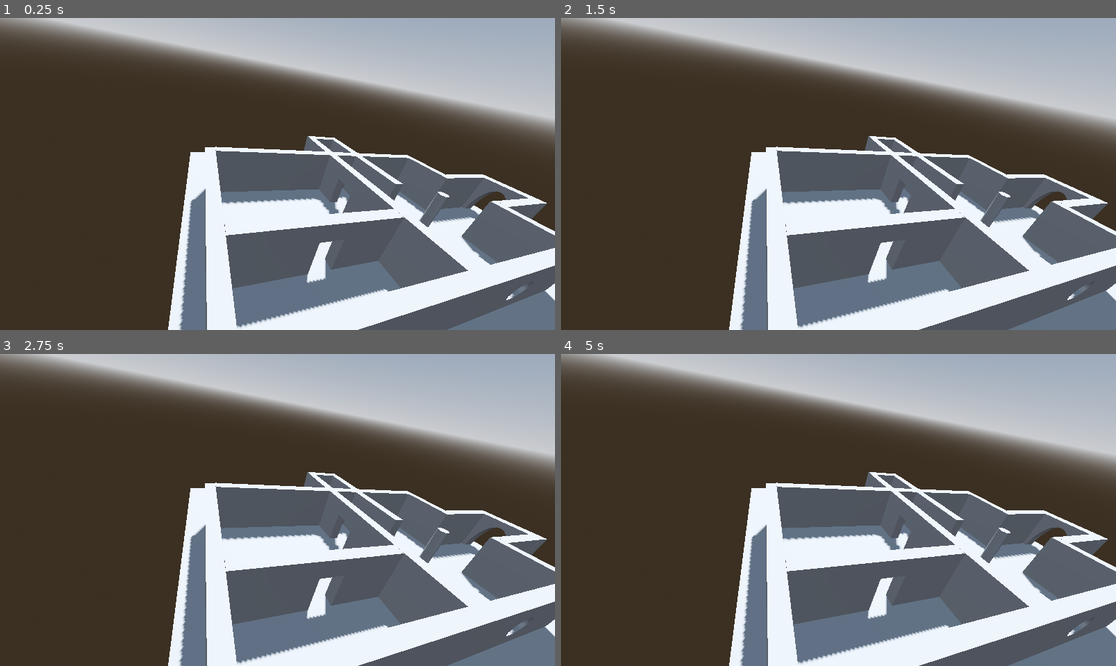
Above: before the commit, frames 1-4 (two rows, left to right).
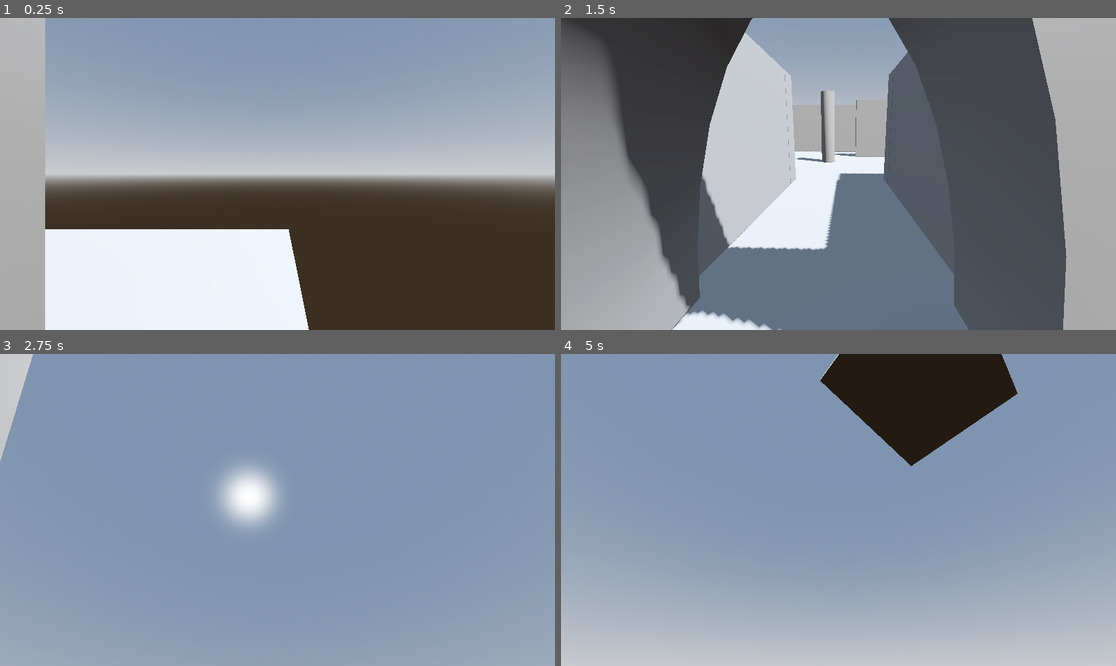
Above: after the commit, the same moments.

Repository: Daniel-Geo/medieval-adventure
Game: Godot game, scene res://scenes/main.tscn
The game is run twice, just before and just after one commit, with the same random seed, the same clock (stepped at 60 frames per second) and the same inputs. Before the commit the project starts from res://main.tscn.
Inputs (mouse positions are in pixels of both pictures, inside the frame that each line leads up to):
- Up to frame 1 (0.25 s): no input
- Up to frame 2 (1.5 s): tap Enter (ui_accept) at 0.5, 0.77, 1.07, 1.25 s; move the mouse to (960, 158) at 0.52 s; hold D (right, bound only after the commit) 0.53-1.28 s; hold Q (crouch, bound only after the commit) 0.53-1.28 s; click (960, 158) at 0.67 s; tap Shift (sprint, bound only after the commit) at 0.8, 1.35 s; move the mouse to (727, 189) at 1.27 s; hold S (backward, bound only after the commit) from 1.28 s (still down); click (727, 189) at 1.42 s
- Up to frame 3 (2.75 s): tap Enter (ui_accept) at 1.52, 1.55, 1.82, 2.1 s; move the mouse to (333, 441) at 2.02 s; release S (backward, bound only after the commit) at 2.03 s; hold D (right, bound only after the commit) from 2.03 s (still down); hold Q (crouch, bound only after the commit) from 2.03 s (still down); click (333, 441) at 2.17 s
- Up to frame 4 (5 s): move the mouse to (810, 572) at 2.77 s; release D (right, bound only after the commit) at 2.78 s; release Q (crouch, bound only after the commit) at 2.78 s; hold W (forward, bound only after the commit) 2.78-3.53 s; tap Q (crouch, bound only after the commit) at 2.85, 4.55 s; click (810, 572) at 2.92 s; tap Enter (ui_accept) at 3.02, 3.32, 3.5, 3.77, 3.8, 4.07, 4.25, 4.52, 4.82 s; tap Shift (sprint, bound only after the commit) at 3.05 s; move the mouse to (1005, 556) at 3.52 s; hold Shift (sprint, bound only after the commit) 3.53-4.28 s; hold A (left, bound only after the commit) from 3.53 s (still down); click (1005, 556) at 3.67 s; move the mouse to (672, 463) at 4.27 s; tap Alt at 4.35 s; click (672, 463) at 4.42 s

The runs differ from the first frame. In frame 1, 93% of the frame differs, in the area x 0-100%, y 0-100%; in frame 2, 79%; in frame 3, 100%; in frame 4, 100%.

Commit message:
Add player controller and input system
Add a functional player character with movement controller including walking, sprinting, jumping and crouching mechanics. Set up input mappings for WASD movement, Shift sprint, and Q crouch. Reorganize project structure with scenes/ and scripts/ folders. Integrate player into the main scene. Add small tweaks to the main scene

Diff:
--- a/project.godot
+++ b/project.godot
@@ -19,6 +19,46 @@
 
 enabled=PackedStringArray("res://addons/godot_super-wakatime/plugin.cfg")
 
+[file_customization]
+
+folder_colors={
+"res://scenes/": "blue",
+"res://scripts/": "red"
+}
+
+[input]
+
+forward={
+"deadzone": 0.2,
+"events": [Object(InputEventKey,"resource_local_to_scene":false,"resource_name":"","device":-1,"window_id":0,"alt_pressed":false,"shift_pressed":false,"ctrl_pressed":false,"meta_pressed":false,"pressed":false,"keycode":0,"physical_keycode":87,"key_label":0,"unicode":119,"location":0,"echo":false,"script":null)
+]
+}
+backward={
+"deadzone": 0.2,
+"events": [Object(InputEventKey,"resource_local_to_scene":false,"resource_name":"","device":-1,"window_id":0,"alt_pressed":false,"shift_pressed":false,"ctrl_pressed":false,"meta_pressed":false,"pressed":false,"keycode":0,"physical_keycode":83,"key_label":0,"unicode":115,"location":0,"echo":false,"script":null)
+]
+}
+right={
+"deadzone": 0.2,
+"events": [Object(InputEventKey,"resource_local_to_scene":false,"resource_name":"","device":-1,"window_id":0,"alt_pressed":false,"shift_pressed":false,"ctrl_pressed":false,"meta_pressed":false,"pressed":false,"keycode":0,"physical_keycode":68,"key_label":0,"unicode":100,"location":0,"echo":false,"script":null)
+]
+}
+left={
+"deadzone": 0.2,
+"events": [Object(InputEventKey,"resource_local_to_scene":false,"resource_name":"","device":-1,"window_id":0,"alt_pressed":false,"shift_pressed":false,"ctrl_pressed":false,"meta_pressed":false,"pressed":false,"keycode":0,"physical_keycode":65,"key_label":0,"unicode":97,"location":0,"echo":false,"script":null)
+]
+}
+sprint={
+"deadzone": 0.2,
+"events": [Object(InputEventKey,"resource_local_to_scene":false,"resource_name":"","device":-1,"window_id":0,"alt_pressed":false,"shift_pressed":false,"ctrl_pressed":false,"meta_pressed":false,"pressed":false,"keycode":0,"physical_keycode":4194325,"key_label":0,"unicode":0,"location":0,"echo":false,"script":null)
+]
+}
+crouch={
+"deadzone": 0.2,
+"events": [Object(InputEventKey,"resource_local_to_scene":false,"resource_name":"","device":-1,"window_id":0,"alt_pressed":false,"shift_pressed":false,"ctrl_pressed":false,"meta_pressed":false,"pressed":false,"keycode":0,"physical_keycode":81,"key_label":0,"unicode":113,"location":0,"echo":false,"script":null)
+]
+}
+
 [physics]
 
 3d/physics_engine="Jolt Physics"
--- a/main.tscn
+++ b/scenes/main.tscn
@@ -1,4 +1,6 @@
 [gd_scene format=3 uid="uid://bcpta8g7esve3"]
+
+[ext_resource type="PackedScene" uid="uid://j3bb5kt4ixjr" path="res://scenes/player.tscn" id="1_o5qli"]
 
 [sub_resource type="ProceduralSkyMaterial" id="ProceduralSkyMaterial_7dm0k"]
 sky_horizon_color = Color(0.66224277, 0.6717428, 0.6867428, 1)
@@ -24,6 +26,7 @@
 
 [node name="Floor" type="CSGBox3D" parent="." unique_id=82722786]
 transform = Transform3D(38.880005, 0, 0, 0, 1, 0, 0, 0, 30.624002, 0, 0, 0)
+use_collision = true
 
 [node name="CSGCombiner3D" type="CSGCombiner3D" parent="." unique_id=480943320]
 transform = Transform3D(1, 0, 0, 0, 1, 0, 0, 0, 1, 14.1, 0, 2.5)
@@ -66,8 +69,9 @@
 size = Vector3(1.4, 4.8, 6.4)
 
 [node name="CSGBox3D" type="CSGBox3D" parent="CSGCombiner3D/CSGBox3D6" unique_id=1667922716]
-transform = Transform3D(1.5, 0, 0, 0, 3.2899997, 0, 0, 0, 1, -9.536743e-07, -0.79999995, 2.0500002)
+transform = Transform3D(1.5, 0, 0, 0, 3.2899997, 0, 0, 0, 1, 2.3841858e-06, -1.6225, 2.0500002)
 operation = 2
+size = Vector3(1, 0.5, 1)
 
 [node name="CSGBox3D7" type="CSGBox3D" parent="CSGCombiner3D" unique_id=1907158984]
 transform = Transform3D(5.215406e-08, 0, -2.0000002, 0, 1, 0, 0.7, 0, 1.4901161e-07, -11.5, 2.9, 8.1)
@@ -136,5 +140,5 @@
 [node name="CSGCylinder3D" type="CSGCylinder3D" parent="CSGCombiner3D" unique_id=132541077]
 transform = Transform3D(1, 0, 0, 0, 2.5, 0, 0, 0, 1, -10.512004, 3, 1)
 
-[node name="Camera3D" type="Camera3D" parent="." unique_id=1234024221]
-transform = Transform3D(0.9396926, -1.4901161e-08, -0.34202012, 0.17101008, 0.86602545, 0.4698463, 0.29619813, -0.5, 0.8137977, -17.7, 13.5, 13.500001)
+[node name="Player" parent="." unique_id=1705280114 instance=ExtResource("1_o5qli")]
+transform = Transform3D(1, 0, 0, 0, 1, 0, 0, 0, 1, 18.6, 4.2000003, 0)
--- /dev/null
+++ b/scenes/player.tscn
@@ -0,0 +1,20 @@
+[gd_scene format=3 uid="uid://j3bb5kt4ixjr"]
+
+[ext_resource type="Script" uid="uid://quibbxskk14r" path="res://scripts/player.gd" id="1_3vyb7"]
+
+[sub_resource type="CapsuleShape3D" id="CapsuleShape3D_u8vuu"]
+
+[node name="Player" type="CharacterBody3D" unique_id=1705280114]
+script = ExtResource("1_3vyb7")
+
+[node name="CollisionShape3D" type="CollisionShape3D" parent="." unique_id=266728280]
+shape = SubResource("CapsuleShape3D_u8vuu")
+
+[node name="RayCast3D" type="RayCast3D" parent="." unique_id=1988007951]
+transform = Transform3D(1, 0, 0, 0, 1, 0, 0, 0, 1, 0, -1, 0)
+target_position = Vector3(0, 2, 0)
+
+[node name="Head" type="Node3D" parent="." unique_id=1377671721]
+transform = Transform3D(1, 0, 0, 0, 1, 0, 0, 0, 1, 0, 0.75, 0)
+
+[node name="Camera3D" type="Camera3D" parent="Head" unique_id=898600905]
--- /dev/null
+++ b/scripts/player.gd
@@ -0,0 +1,81 @@
+extends CharacterBody3D
+
+# Player node refrences
+@onready var head: Node3D = $Head
+@onready var collision_shape_3d: CollisionShape3D = $CollisionShape3D
+@onready var ray_cast_3d: RayCast3D = $RayCast3D
+
+# Player nodes movement state properties
+@onready var head_position_y: float = head.position.y
+@onready var collision_shape_3d_height: float = (collision_shape_3d.shape as CapsuleShape3D).height
+@onready var collision_shape_3d_position_y: float = collision_shape_3d.position.y
+
+# Speed variables
+@export var walking_speed := 5.0
+@export var sprint_speed := 8.0
+@export var crouch_speed := 3.0
+
+# Movement variables
+@export var lerp_speed := 10.0
+@export var crouching_depth := 0.5
+@export var jump_velocity := 4.5
+@export var mouse_sensitivity := 0.4
+
+# Input variables
+var current_speed: float
+var direction: Vector3 = Vector3.ZERO
+
+
+func _ready():
+	# Lock mouse position and hide the cursor
+	Input.set_mouse_mode(Input.MOUSE_MODE_CAPTURED)
+
+
+func _input(event: InputEvent) -> void:
+	# Capture mouse motion and rotate the player and its head based on it
+	if event is InputEventMouseMotion:
+		rotate_y(deg_to_rad(-event.relative.x) * mouse_sensitivity)
+		head.rotate_x(deg_to_rad(-event.relative.y) * mouse_sensitivity)
+		head.rotation.x = clamp(head.rotation.x, deg_to_rad(-89), deg_to_rad(89))
+
+
+func _physics_process(delta: float) -> void:
+	handle_movement_state(delta)
+
+	# Add the gravity.
+	if not is_on_floor():
+		velocity += get_gravity() * delta
+
+	# Handle jump.
+	if Input.is_action_just_pressed("ui_accept") and is_on_floor():
+		velocity.y = jump_velocity
+
+	# Get the input direction and handle the movement/deceleration.
+	var input_dir := Input.get_vector("left", "right", "forward", "backward")
+	direction = lerp(direction, (transform.basis * Vector3(input_dir.x, 0, input_dir.y)).normalized(), delta * lerp_speed)
+	if direction:
+		velocity.x = direction.x * current_speed
+		velocity.z = direction.z * current_speed
+	else:
+		velocity.x = move_toward(velocity.x, 0, current_speed)
+		velocity.z = move_toward(velocity.z, 0, current_speed)
+
+	move_and_slide()
+
+
+## Handles crouch/stand/sprint states along with the capsule dimentions accordingly
+func handle_movement_state(delta: float) -> void:
+	# Crouching
+	if Input.is_action_pressed("crouch"):
+		current_speed = crouch_speed
+		head.position.y = lerp(head.position.y, head_position_y - crouching_depth, delta * lerp_speed)
+		collision_shape_3d.shape.height = collision_shape_3d_height - crouching_depth
+
+	# Standing if not colliding
+	elif !ray_cast_3d.is_colliding():
+		head.position.y = lerp(head.position.y, head_position_y, delta * lerp_speed)
+		collision_shape_3d.position.y = collision_shape_3d_position_y
+		collision_shape_3d.shape.height = collision_shape_3d_height
+
+		# Sprinting
+		current_speed = sprint_speed if Input.is_action_pressed("sprint") else walking_speed
Not shown, added: scripts/player.gd.uid
